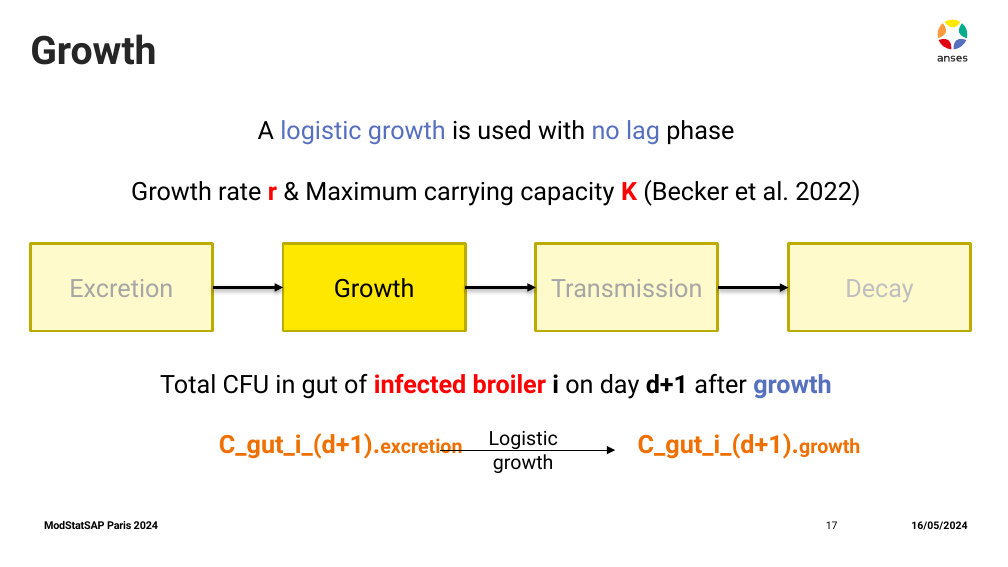
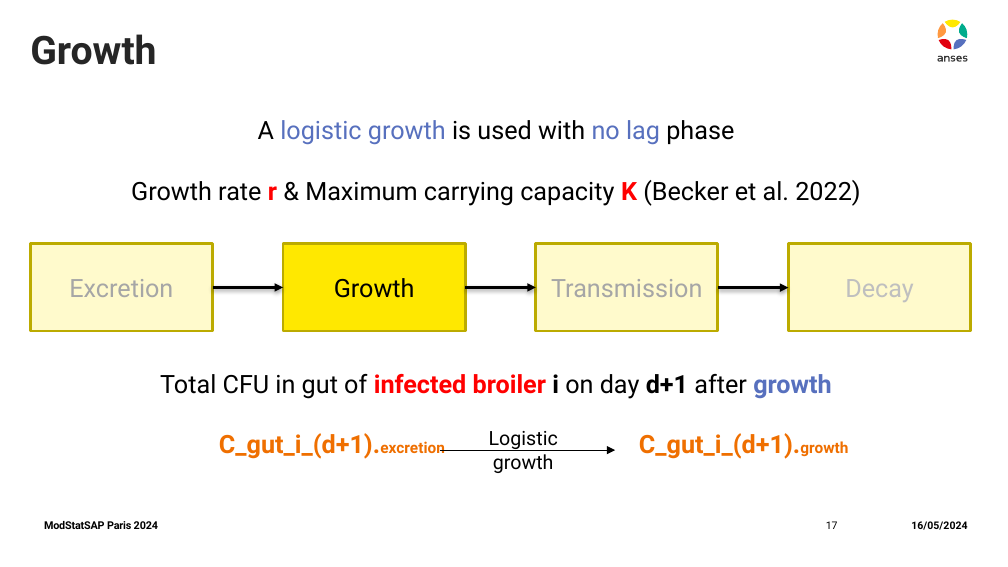
Before and after one commit to ENVIRE-JPIAMR/farm-module, a slide deck: slide 17 of docs/ModStatSAP_sbasak.pptx. Drawn at 1008x567 pixels with LibreOffice and Linux fonts; fonts in the diff are those of the drawing. Boxes give left, top, right and bottom in pixels: in the first picture for what was removed or moved away, otherwise in the second. Text is boxed around its words. In the diff, an @@ line names an element or a change of style, - is before the commit and + after.

```diff
--- a/docs/ModStatSAP_sbasak.pptx
+++ b/docs/ModStatSAP_sbasak.pptx
@@ text at (219, 433, 848, 459): size 14 to 11 pt in "C_gut_i_(d+1).excretion C_gut_i_(d+1).growth" @@
```
Also in this commit, not shown: 4 other slides changed.
